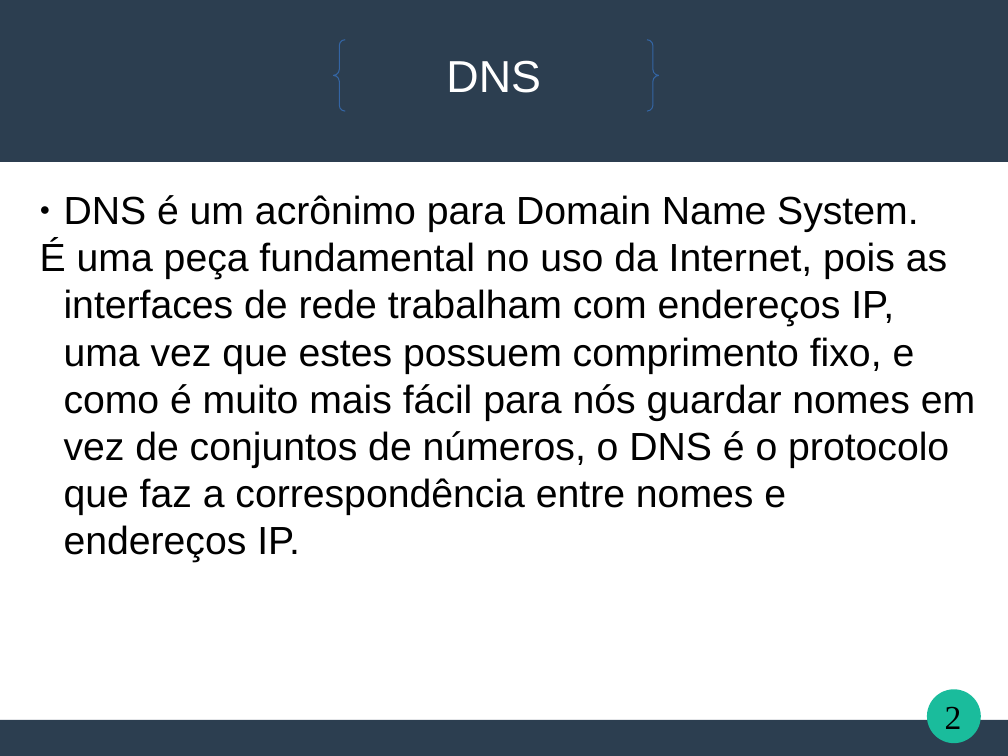
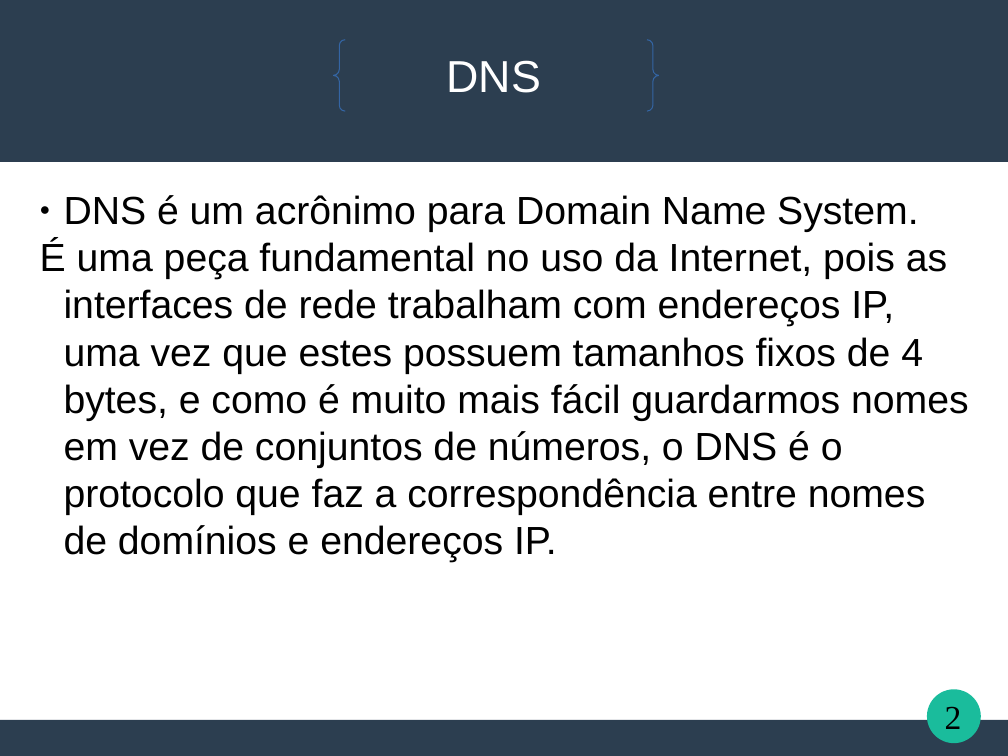
Before and after one commit to TSaytson/teste-trabalho-redes, a slide deck: slide 2 of DNS.ppt. Drawn at 1008x756 pixels with LibreOffice and Linux fonts; fonts in the diff are those of the drawing. Boxes give left, top, right and bottom in pixels: in the first picture for what was removed or moved away, otherwise in the second. Text is boxed around its words. In the diff, an @@ line names an element or a change of style, - is before the commit and + after.

```diff
--- a/DNS.ppt
+++ b/DNS.ppt
@@ text at box(40, 240, 969, 562): text changed @@
-É uma peça fundamental no uso da Internet, pois as interfaces de rede trabalham com endereços IP, uma vez que estes possuem comprimento fixo, e como é muito mais fácil para nós guardar nomes em vez de conjuntos de números, o DNS é o protocolo que faz a correspondência entre nomes e endereços IP.
+É uma peça fundamental no uso da Internet, pois as interfaces de rede trabalham com endereços IP, uma vez que estes possuem tamanhos fixos de 4 bytes, e como é muito mais fácil guardarmos nomes em vez de conjuntos de números, o DNS é o protocolo que faz a correspondência entre nomes de domínios e endereços IP.
```
Also in this commit, not shown: 13 other slides changed, 17 slides added, 1 slide removed.
